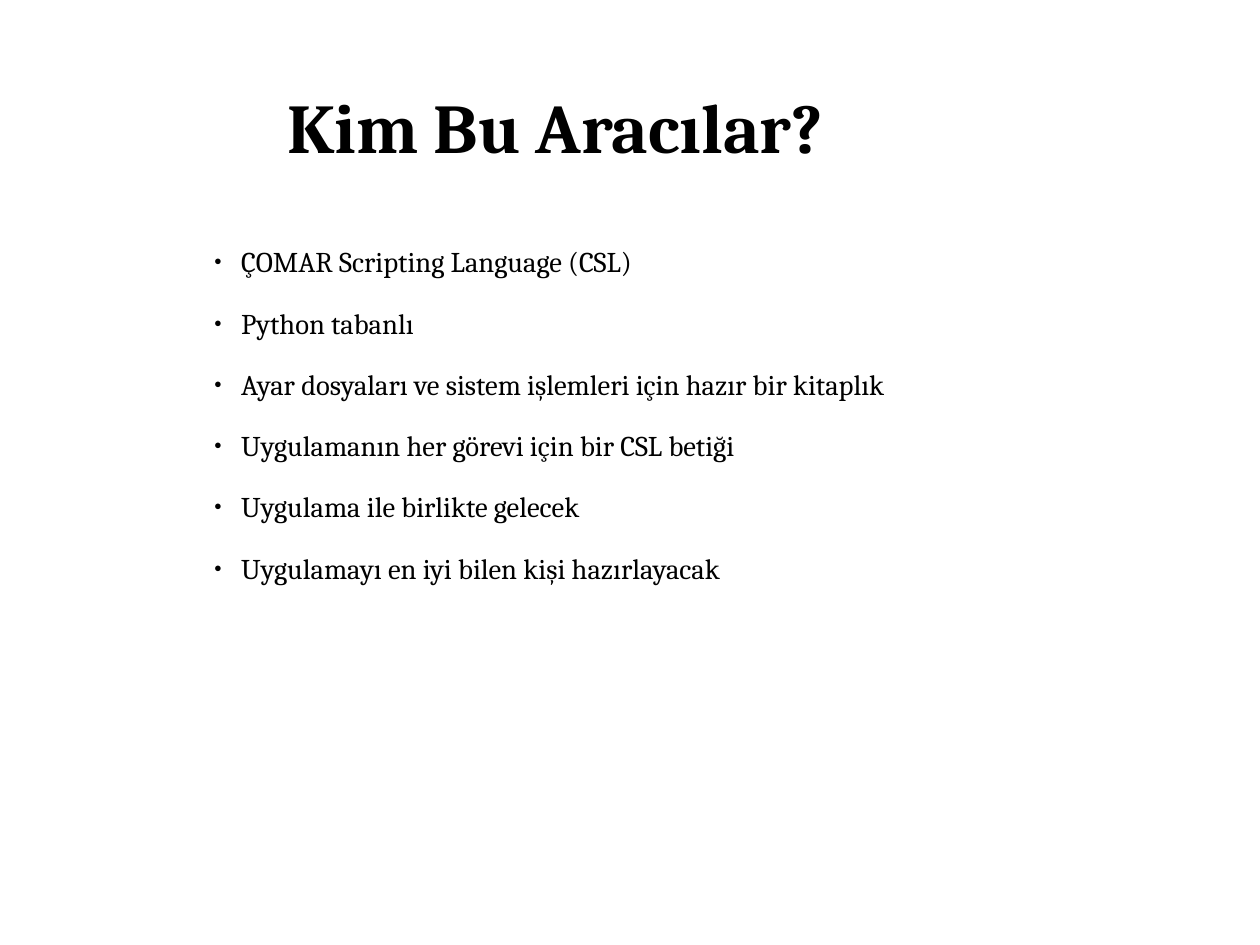
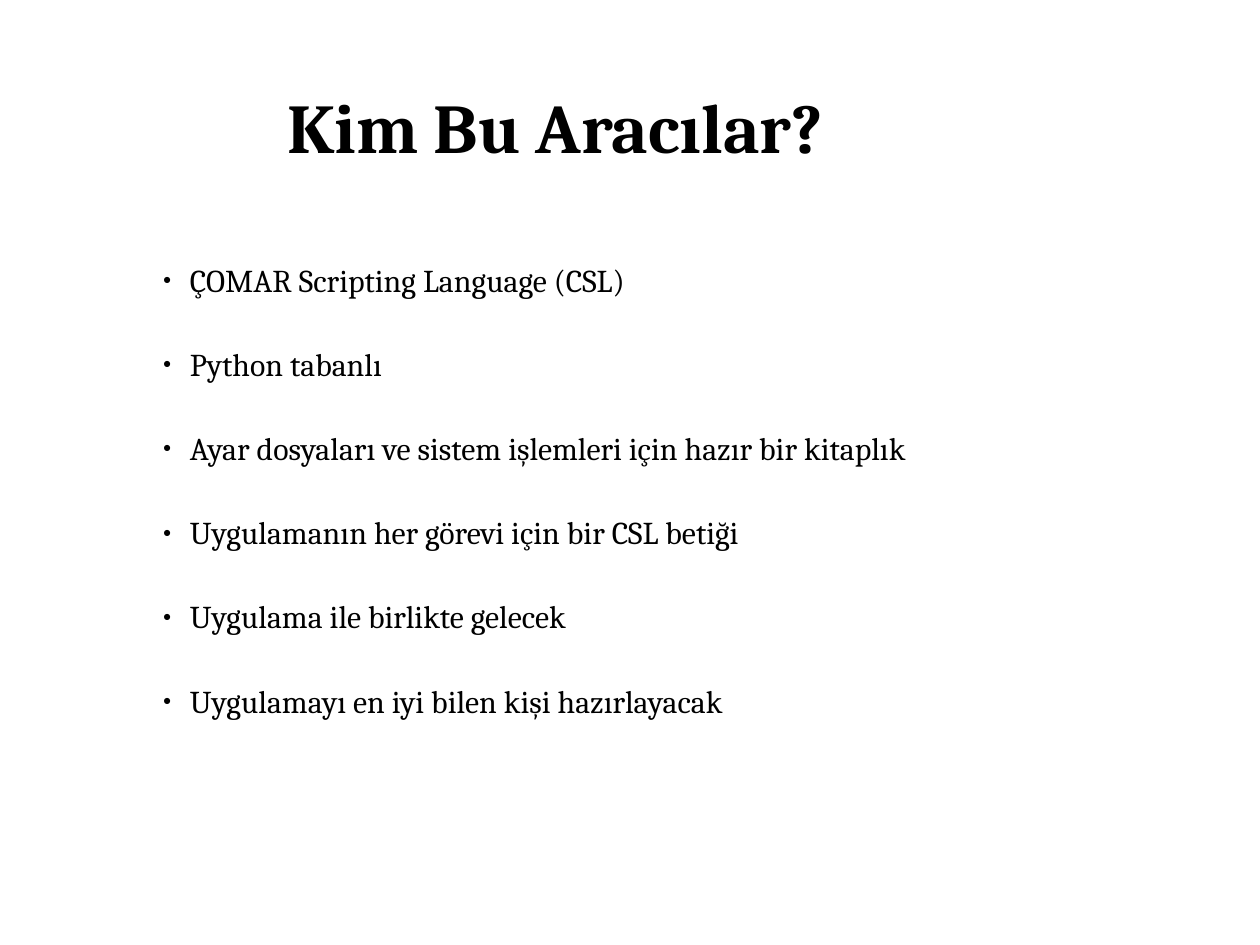
Before and after one commit to Pardus-Linux/COMAR, a slide deck: slide 6 of belgeler/temel-sunum.odp. Drawn at 1260x945 pixels with LibreOffice and Linux fonts; fonts in the diff are those of the drawing. Boxes give left, top, right and bottom in pixels: in the first picture for what was removed or moved away, otherwise in the second. Text is boxed around its words. In the diff, an @@ line names an element or a change of style, - is before the commit and + after.

```diff
--- a/belgeler/temel-sunum.odp
+++ b/belgeler/temel-sunum.odp
@@ text "ÇOMAR Scripting Language (CSL)" moved from (x1=241, y1=252, x2=884, y2=585) to (x1=190, y1=269, x2=905, y2=720) @@
@@ text "ÇOMAR Scripting Language (CSL)" at (x1=190, y1=269, x2=905, y2=720): size 18 to 20 pt; line spacing 1 to 1.5 @@
```
Also in this commit, not shown: 5 other slides changed, 4 slides added, 2 slides removed.
